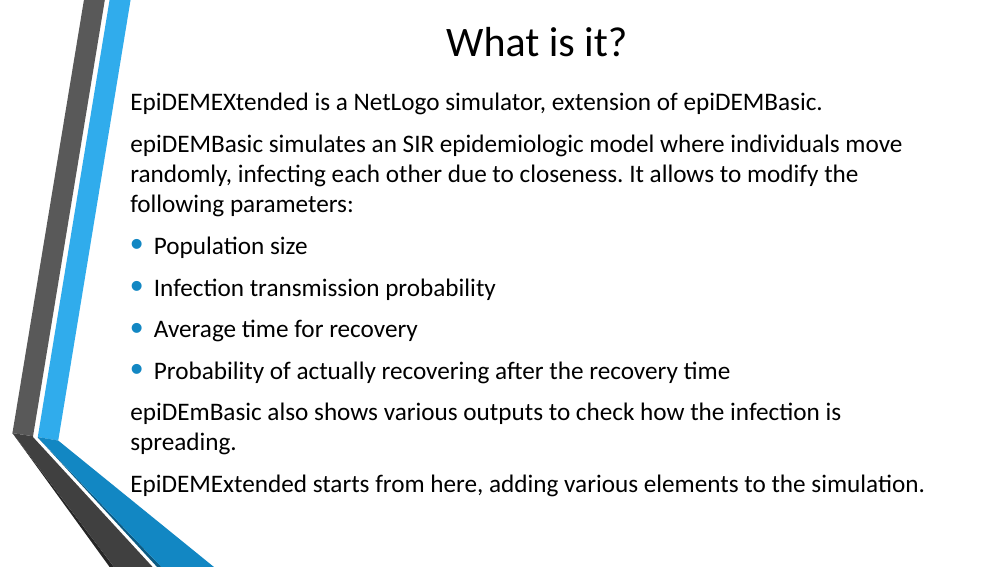
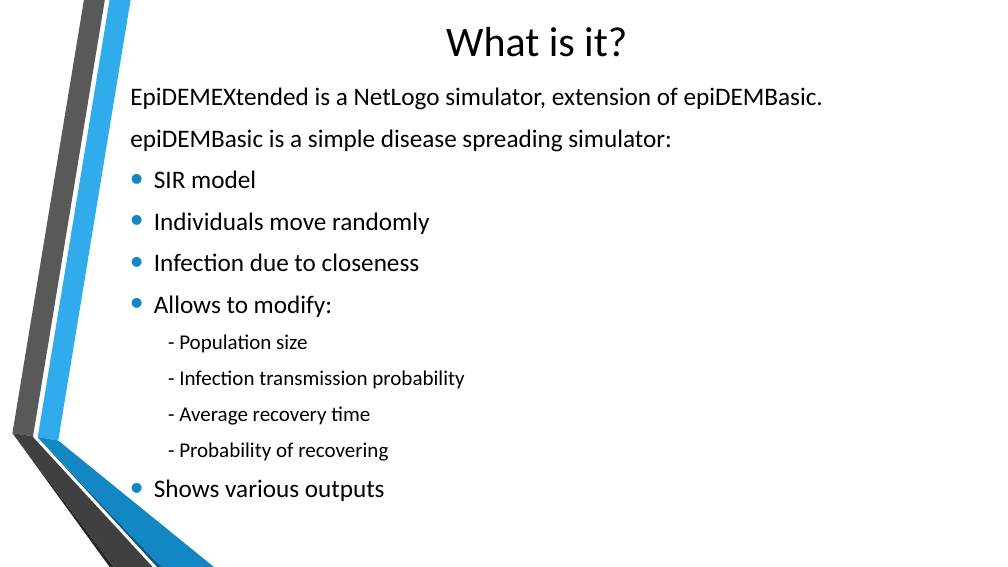
Before and after one commit to gpisanelli/EpiDEMExtended, a slide deck: slide 2 of docs/EpiDEMExtendedPresentation.pptx. Drawn at 1008x567 pixels with LibreOffice and Linux fonts; fonts in the diff are those of the drawing; background and template pictures are left out. Boxes give left, top, right and bottom in pixels: in the first picture for what was removed or moved away, otherwise in the second. Text is boxed around its words. In the diff, an @@ line names an element or a change of style, - is before the commit and + after.

```diff
--- a/docs/EpiDEMExtendedPresentation.pptx
+++ b/docs/EpiDEMExtendedPresentation.pptx
@@ text at <box>130,129,672,501</box>: text changed @@
-epiDEMBasic simulates an SIR epidemiologic model where individuals move randomly, infecting each other due to closeness. It allows to modify the following parameters:
-• Population size
-• Infection transmission probability
-• Average time for recovery
-• Probability of actually recovering after the recovery time
-epiDEmBasic also shows various outputs to check how the infection is spreading.
-EpiDEMExtended starts from here, adding various elements to the simulation.
+epiDEMBasic is a simple disease spreading simulator:
+• SIR model
+• Individuals move randomly
+• Infection due to closeness
+• Allows to modify:
+  - Population size
+  - Infection transmission probability
+  - Average recovery time
+  - Probability of recovering
+• Shows various outputs
```
Also in this commit, not shown: 14 other slides changed, 1 slide removed.
